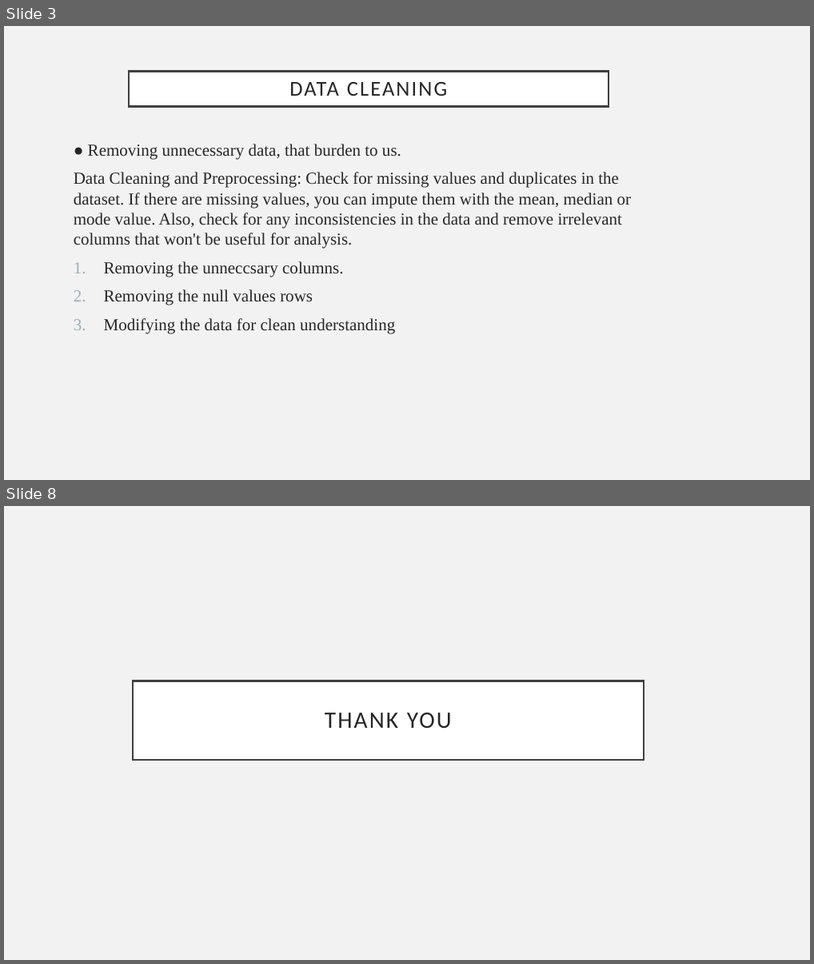
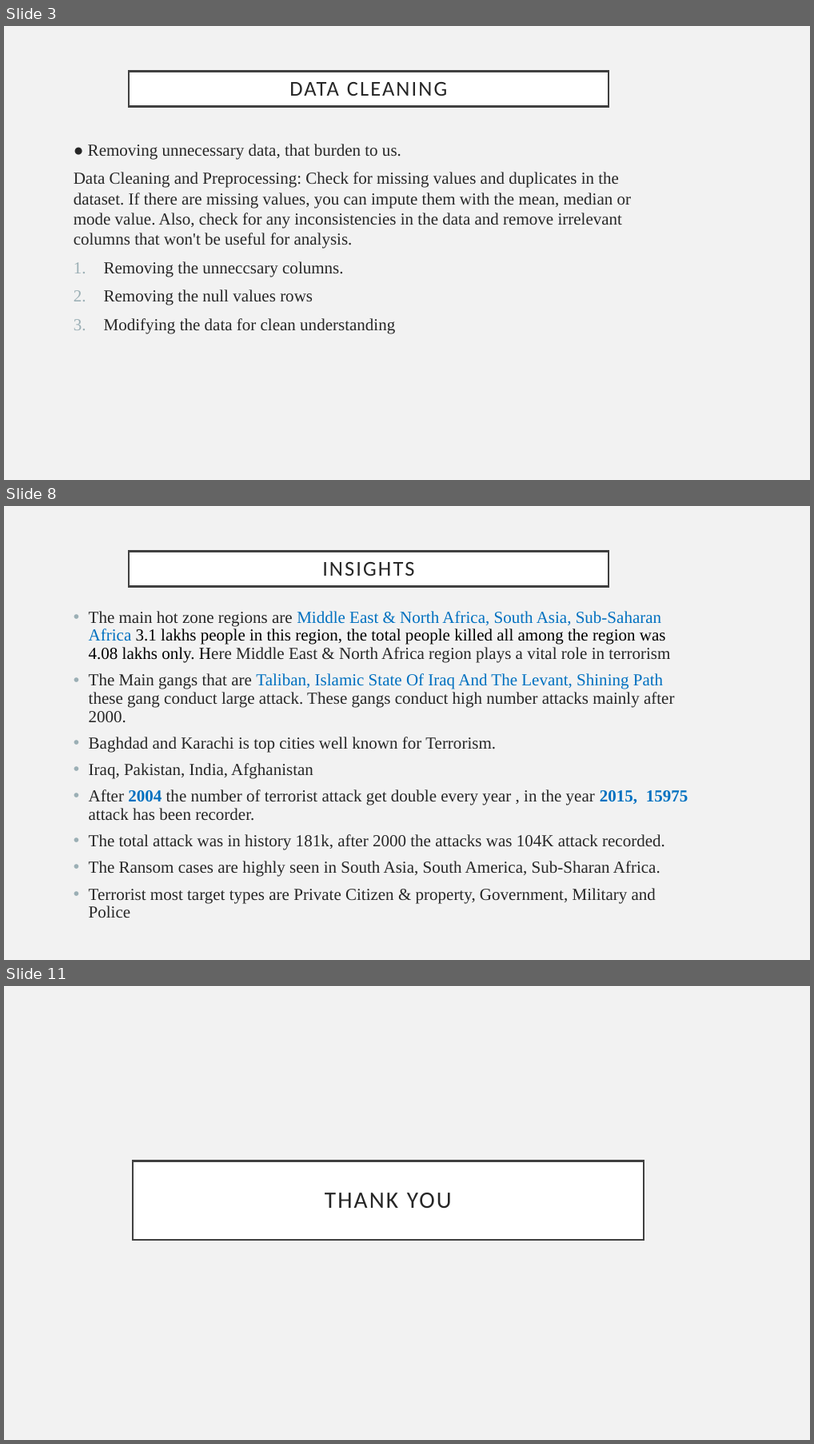
Before and after one commit to gokulrajar15/Global-Terrorism-Analysis-Using-Power-BI, a slide deck: ppt.pptx. Shown one above the other, each under a label of ours: slides 3 and 8 before the commit, slides 3, 8 and 11 after it; the slides between them are not shown. The pictures are 814x964 and 814x1444 pixels, drawn with LibreOffice and Linux fonts; fonts in the diff are those of the drawing. Boxes give left, top, right and bottom in pixels: in the first picture for what was removed or moved away, otherwise in the second. Text is boxed around its words. In the diff, an @@ line names an element or a change of style, - is before the commit and + after.

```diff
--- a/ppt.pptx
+++ b/ppt.pptx
@@ slide 8 added at (4, 506, 810, 960), background #F2F2F2 @@
@@ title added at (129, 551, 609, 587), fill #FFFFFF, outline #404040 2.5 pt, 25.2 pt, text #262626 @@
+INSIGHTS
@@ text added at (89, 611, 689, 917), 20 pt, text #262626 @@
+• The main hot zone regions are Middle East & North Africa, South Asia, Sub-Saharan Africa 3.1 lakhs people in this region, the total people killed all among the region was 4.08 lakhs only. Here Middle East & North Africa region plays a vital role in terrorism
+• The Main gangs that are Taliban, Islamic State Of Iraq And The Levant, Shining Path these gang conduct large attack. These gangs conduct high number attacks mainly after 2000.
+• Baghdad and Karachi is top cities well known for Terrorism.
+• Iraq, Pakistan, India, Afghanistan
+• After 2004 the number of terrorist attack get double every year , in the year 2015, 15975 attack has been recorder.
+• The total attack was in history 181k, after 2000 the attacks was 104K attack recorded.
+• The Ransom cases are highly seen in South Asia, South America, Sub-Sharan Africa.
+• Terrorist most target types are Private Citizen & property, Government, Military and Police
@@ what was slide 8 is now slide 11 @@
```
Also in this commit, not shown: 4 slides changed, 2 other slides added, 1 other file.
